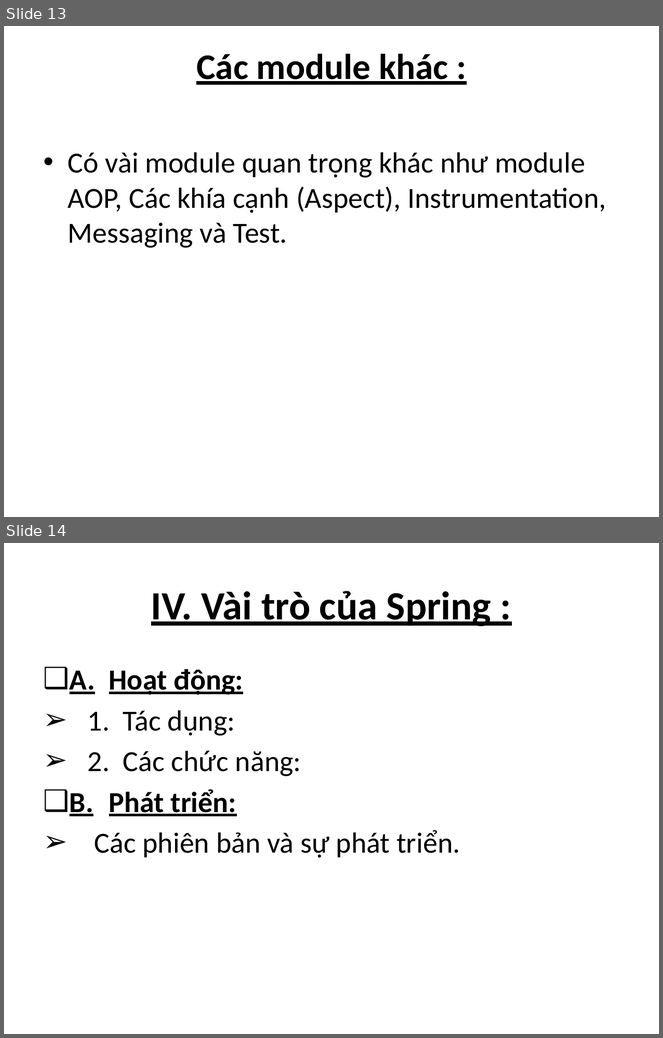
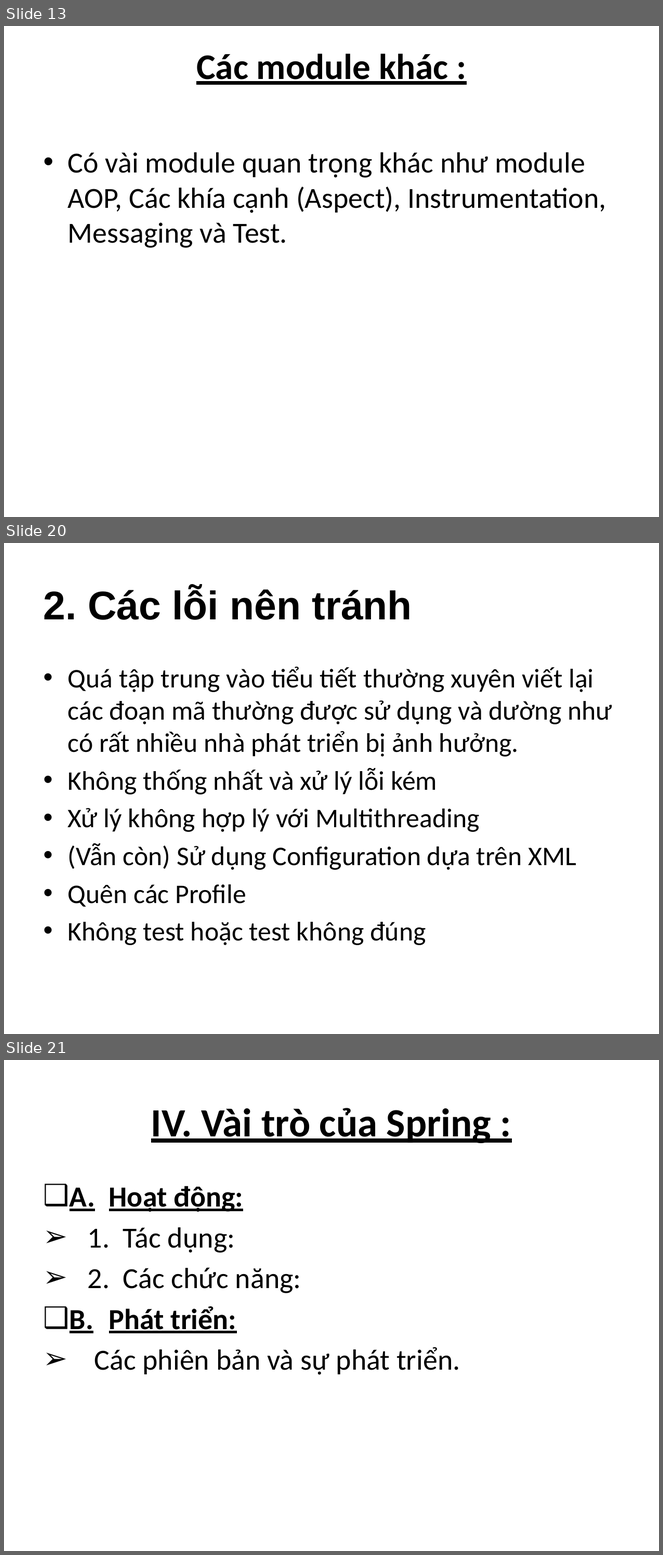
Before and after one commit to tvhnhoainhien1311/Spring_, a slide deck: Updatejava.pptx. Shown one above the other, each under a label of ours: slides 13 and 14 before the commit, slides 13, 20 and 21 after it; the slides between them are not shown. The pictures are 663x1038 and 663x1555 pixels, drawn with LibreOffice and Linux fonts; fonts in the diff are those of the drawing. Boxes give left, top, right and bottom in pixels: in the first picture for what was removed or moved away, otherwise in the second. Text is boxed around its words. In the diff, an @@ line names an element or a change of style, - is before the commit and + after.

```diff
--- a/Updatejava.pptx
+++ b/Updatejava.pptx
@@ slide 20 added at box(4, 543, 659, 1034), background #FFFFFF @@
@@ title added at box(44, 588, 412, 620), 44 pt, text #000000, bold @@
+2. Các lỗi nên tránh
@@ text added at box(68, 667, 612, 945), 29.6 pt, text #000000 @@
+• Quá tập trung vào tiểu tiết thường xuyên viết lại các đoạn mã thường được sử dụng và dường như có rất nhiều nhà phát triển bị ảnh hưởng.
+• Không thống nhất và xử lý lỗi kém
+• Xử lý không hợp lý với Multithreading
+• (Vẫn còn) Sử dụng Configuration dựa trên XML
+• Quên các Profile
+• Không test hoặc test không đúng
@@ what was slide 14 is now slide 21 @@
```
Also in this commit, not shown: 5 slides changed, 6 other slides added.
